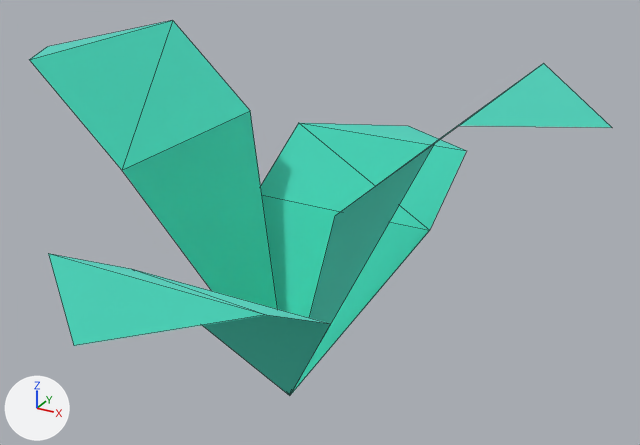
A saved change to the glTF model assets/props/nature/plant_bush.glb.
One viewpoint serves both versions: a 50 mm lens placed at (0.278, -0.461, 0.322), pointed at (0.016, 0.015, 0.084). Every picture has the same lights, and +X, +Y and +Z are marked at lower left. The picture after the commit comes second. Mesh edges are drawn as thin lines. Where no turn or scale is listed for an object, it has been applied to the vertices. Vertices at exactly the same position are counted once.

The first picture shows 'plant_bush'.
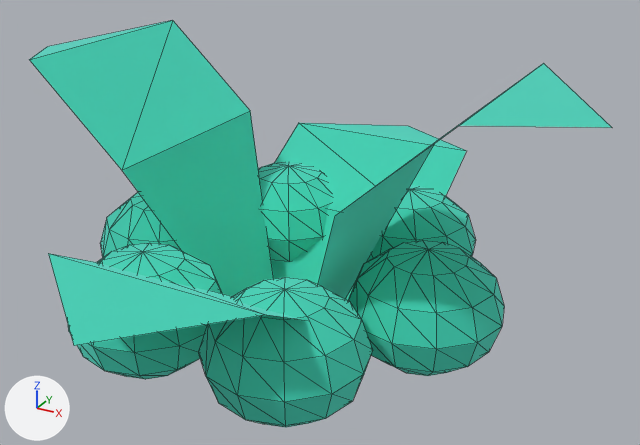
The change, as JSON lines over the scene's bpy script:
```json
{"op": "add", "block": "mat_woodbark", "code": ["mat_woodbark = principled_material('woodBark')", "mat_woodbark.base_color = (0.886, 0.514, 0.341)  # beige #f2be9e", "mat_woodbark.metallic = 1.0", "mat_woodbark.roughness = 1.0"]}
{"block": "me_mesh_plant_bush", "where": "# used by ob_plant_bush; location = (0.0, 0.0, -0.05)"}
{"op": "remove", "block": "me_mesh_plant_bush", "code": "me_mesh_plant_bush.from_pydata(...)  # 21 vertices, 16 faces; spans x -0.198..0.198, y -0.198..0.198, z 0.0..0.244"}
{"op": "add", "block": "me_mesh_plant_bush", "code": "me_mesh_plant_bush.from_pydata(...)  # 405 vertices, 756 faces; spans x -0.198..0.198, y -0.198..0.198, z 0.0..0.244"}
{"block": "me_mesh_plant_bush", "change": "me_mesh_plant_bush part 1: a new loose piece, a UV sphere (12 segments, 6 rings, poles along z) spanning x 0.05..0.15, y -0.05..0.05, z 0.06..0.14, in mat_grass (cyan #73eddd)"}
{"block": "me_mesh_plant_bush", "change": "me_mesh_plant_bush part 2: a new loose piece, a UV sphere (12 segments, 6 rings, poles along z) spanning x 0.0..0.1, y 0.037..0.137, z 0.06..0.14, in mat_grass (cyan #73eddd)"}
{"block": "me_mesh_plant_bush", "change": "me_mesh_plant_bush part 3: a new loose piece, a UV sphere (12 segments, 6 rings, poles along z) spanning x -0.1..0.0, y 0.037..0.137, z 0.06..0.14, in mat_grass (cyan #73eddd)"}
{"block": "me_mesh_plant_bush", "change": "me_mesh_plant_bush part 4: a new loose piece, a UV sphere (12 segments, 6 rings, poles along z) spanning x -0.15..-0.05, y -0.05..0.05, z 0.06..0.14, in mat_grass (cyan #73eddd)"}
{"block": "me_mesh_plant_bush", "change": "me_mesh_plant_bush part 5: a new loose piece, a UV sphere (12 segments, 6 rings, poles along z) spanning x -0.1..0.0, y -0.137..-0.037, z 0.06..0.14, in mat_grass (cyan #73eddd)"}
{"block": "me_mesh_plant_bush", "change": "me_mesh_plant_bush part 6: a new loose piece, a UV sphere (12 segments, 6 rings, poles along z) spanning x 0.0..0.1, y -0.137..-0.037, z 0.06..0.14, in mat_grass (cyan #73eddd)"}
{"block": "me_mesh_plant_bush", "change": "other edits to the shape of me_mesh_plant_bush do not show in these pictures"}
{"op": "add", "block": "me_mesh_plant_bush", "code": "me_mesh_plant_bush.materials.append(mat_woodbark)  # beige #f2be9e"}
{"op": "remove", "block": "ob_tmpparent", "code": ["ob_tmpparent = bpy.data.objects.new('tmpParent', None)", "ob_tmpparent.location = (0.0, 0.0, 0.0)"]}
```

Pixel boxes (x1, y1, x2, y2) of what changed, in the pictures (640 x 445 px):
```json
{"object": "plant_bush", "change": "reshaped", "before": [29, 20, 612, 396], "after": [29, 20, 612, 427], "on screen": "8% taller"}
{"part": 1, "of": "me_mesh_plant_bush", "change": "added", "after": [348, 240, 504, 376], "on screen": "cyan"}
{"part": 2, "of": "me_mesh_plant_bush", "change": "added", "after": [367, 185, 476, 262], "on screen": "cyan"}
{"part": 3, "of": "me_mesh_plant_bush", "change": "added", "after": [258, 162, 331, 262], "on screen": "cyan"}
{"part": 4, "of": "me_mesh_plant_bush", "change": "added", "after": [100, 192, 182, 257], "on screen": "cyan"}
{"part": 5, "of": "me_mesh_plant_bush", "change": "added", "after": [68, 243, 222, 379], "on screen": "cyan"}
{"part": 6, "of": "me_mesh_plant_bush", "change": "added", "after": [198, 277, 373, 427], "on screen": "cyan"}
```
